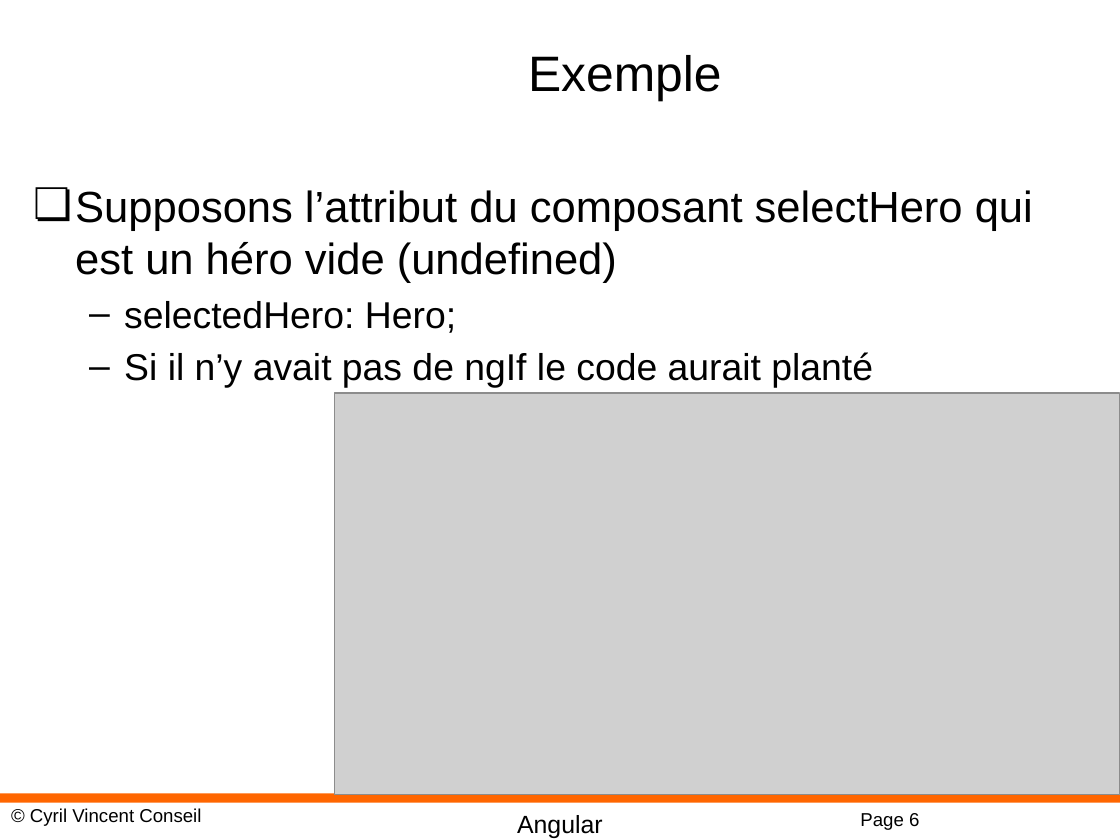
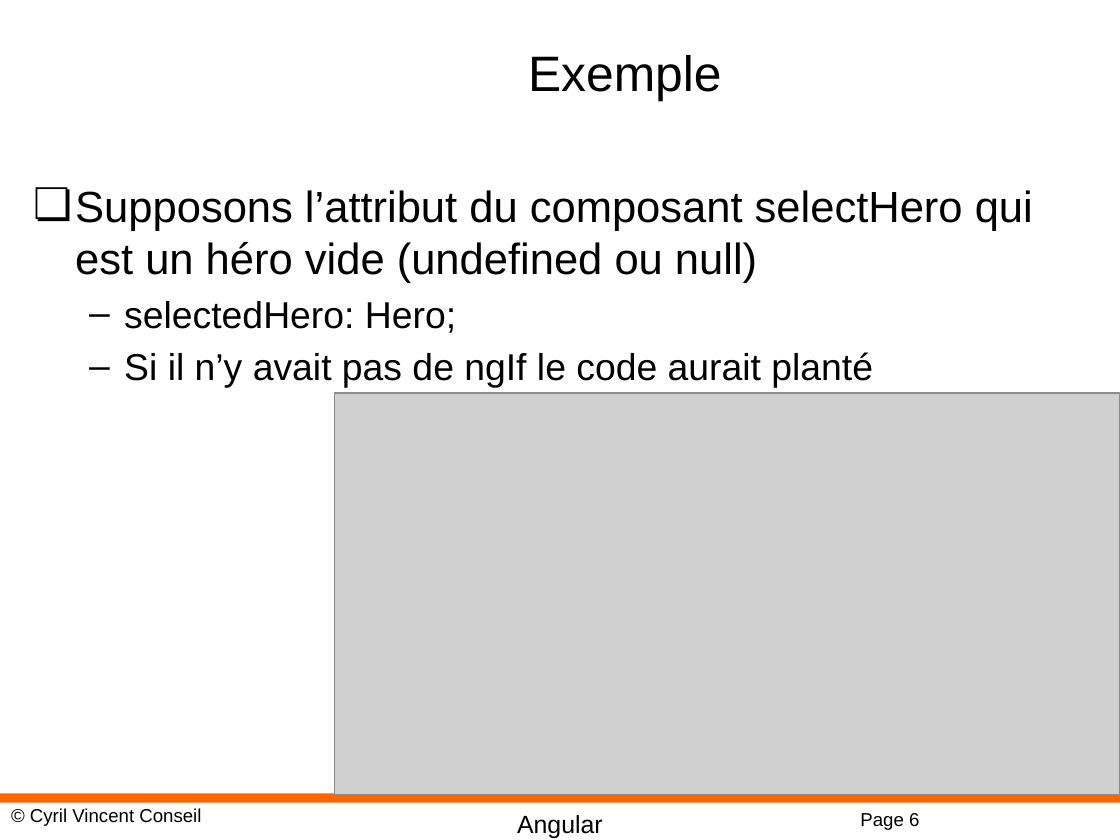
Before and after one commit to cyrilvincent/angular, a slide deck: slide 6 of PPT/Angular09-Directives.pptx. Drawn at 1120x840 pixels with LibreOffice and Linux fonts; fonts in the diff are those of the drawing; grey boxes stand for pictures; background and template pictures are left out. Boxes give left, top, right and bottom in pixels: in the first picture for what was removed or moved away, otherwise in the second. Text is boxed around its words. In the diff, an @@ line names an element or a change of style, - is before the commit and + after.

```diff
--- a/PPT/Angular09-Directives.pptx
+++ b/PPT/Angular09-Directives.pptx
@@ text at box(75, 190, 1033, 283): text changed @@
-❏ Supposons l’attribut du composant selectHero qui est un héro vide (undefined)
+❏ Supposons l’attribut du composant selectHero qui est un héro vide (undefined ou null)
```
Also in this commit, not shown: 1 other slide changed, 2 other files.
